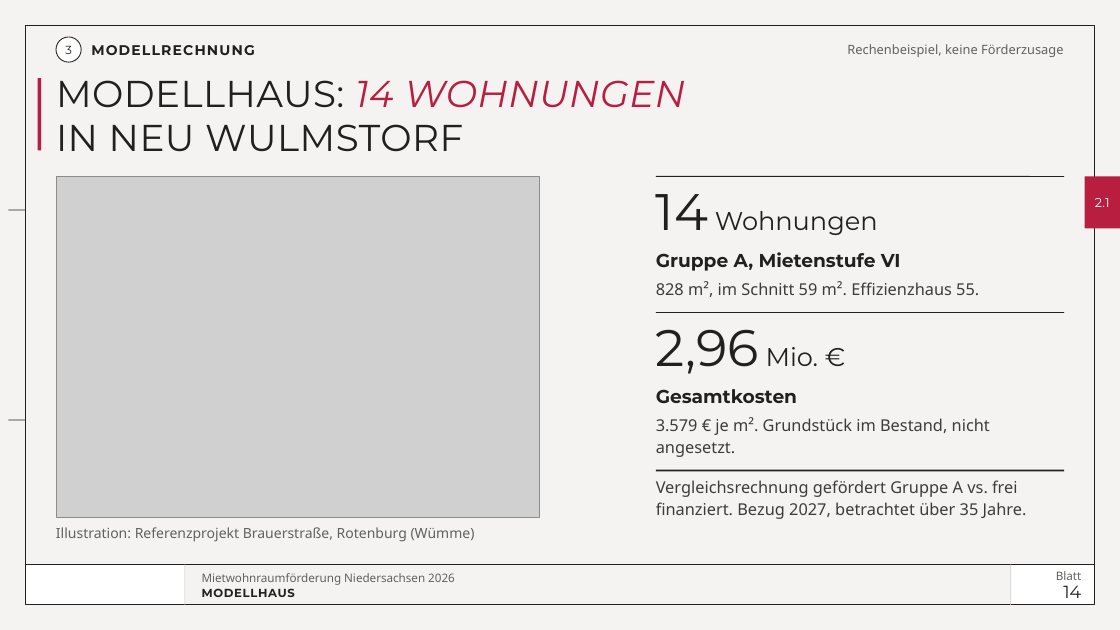
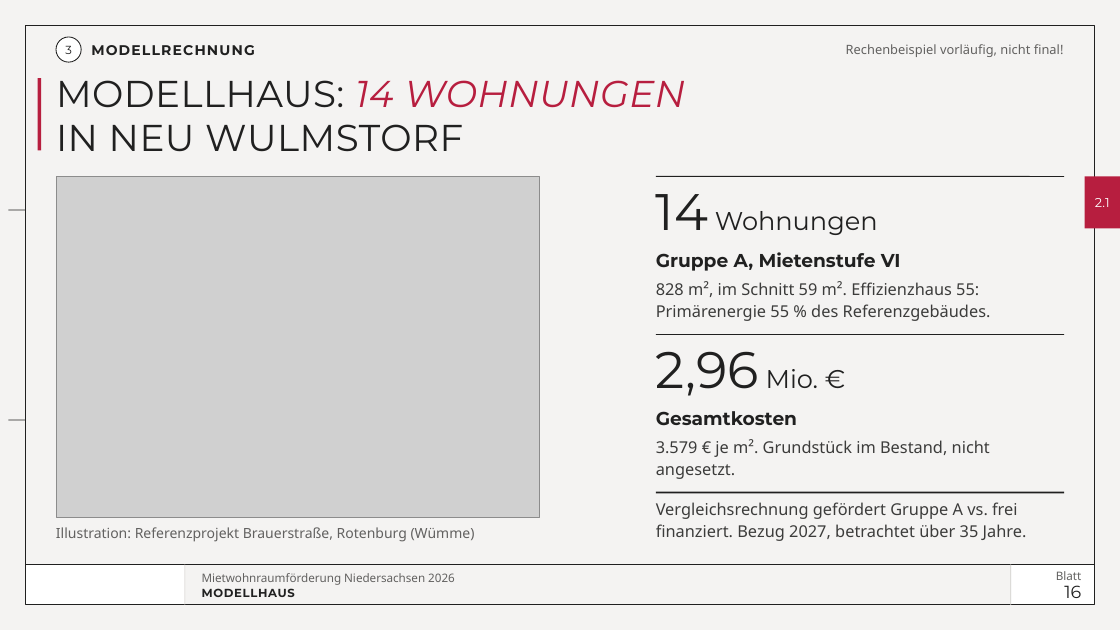
Before and after one commit to vgedaschko/NBank, a slide deck: slide 16 of praesentation/dist/PGN-Mietwohnraumfoerderung-Niedersachsen-2026-Vortrag.pptx (slide 14 before the commit). Drawn at 1120x630 pixels with LibreOffice and Linux fonts; fonts in the diff are those of the drawing; grey boxes stand for pictures; background and template pictures are left out. Boxes give left, top, right and bottom in pixels: in the first picture for what was removed or moved away, otherwise in the second. Text is boxed around its words. In the diff, an @@ line names an element or a change of style, - is before the commit and + after.

```diff
--- a/praesentation/dist/PGN-Mietwohnraumfoerderung-Niedersachsen-2026-Vortrag.pptx
+++ b/praesentation/dist/PGN-Mietwohnraumfoerderung-Niedersachsen-2026-Vortrag.pptx
@@ text at bbox=[846, 44, 1064, 57]: text changed @@
-Rechenbeispiel, keine Förderzusage
+Rechenbeispiel vorläufig, nicht final!
@@ text at bbox=[656, 281, 991, 321]: text changed @@
-828 m², im Schnitt 59 m². Effizienzhaus 55.
+828 m², im Schnitt 59 m². Effizienzhaus 55: Primärenergie 55 % des Referenzgebäudes.
@@ 4 texts, 2 lines: place and size @@
-4 texts, 2 lines at bbox=[656, 313, 1065, 519]
+4 texts, 2 lines at bbox=[656, 334, 1065, 541]
@@ text at bbox=[1064, 585, 1081, 598]: text changed @@
-14
+16
```
Also in this commit, not shown: 22 other slides changed, 3 slides added, 4 slides removed, 35 other files.
